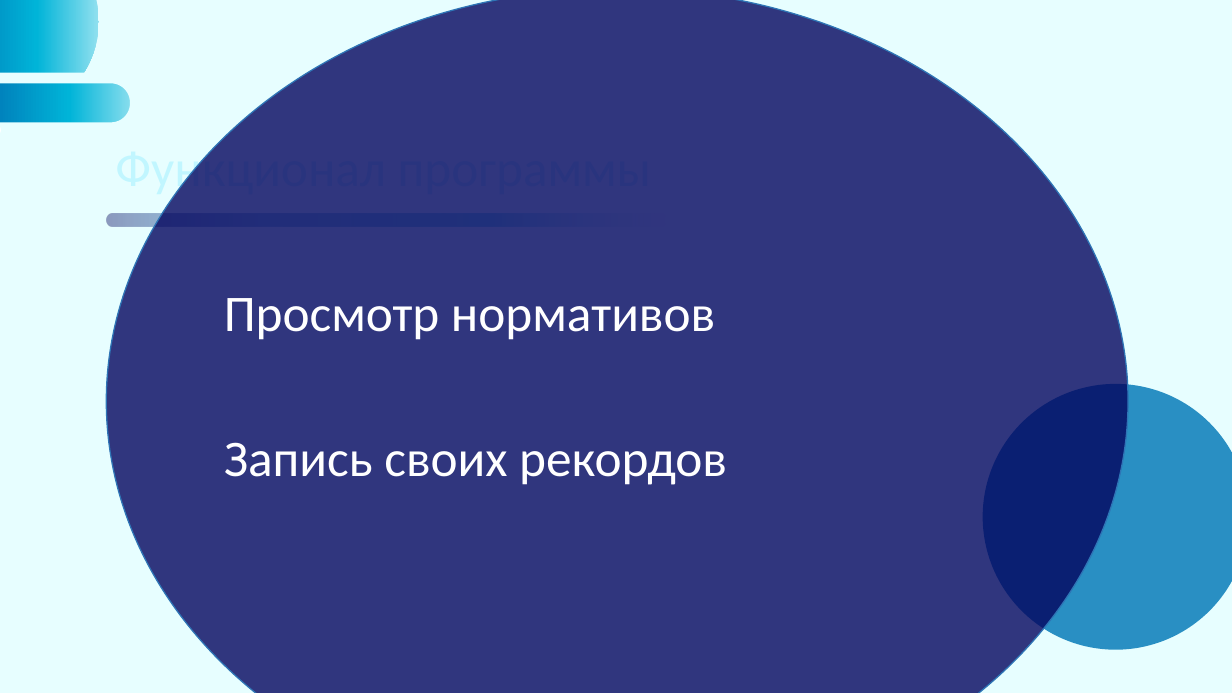
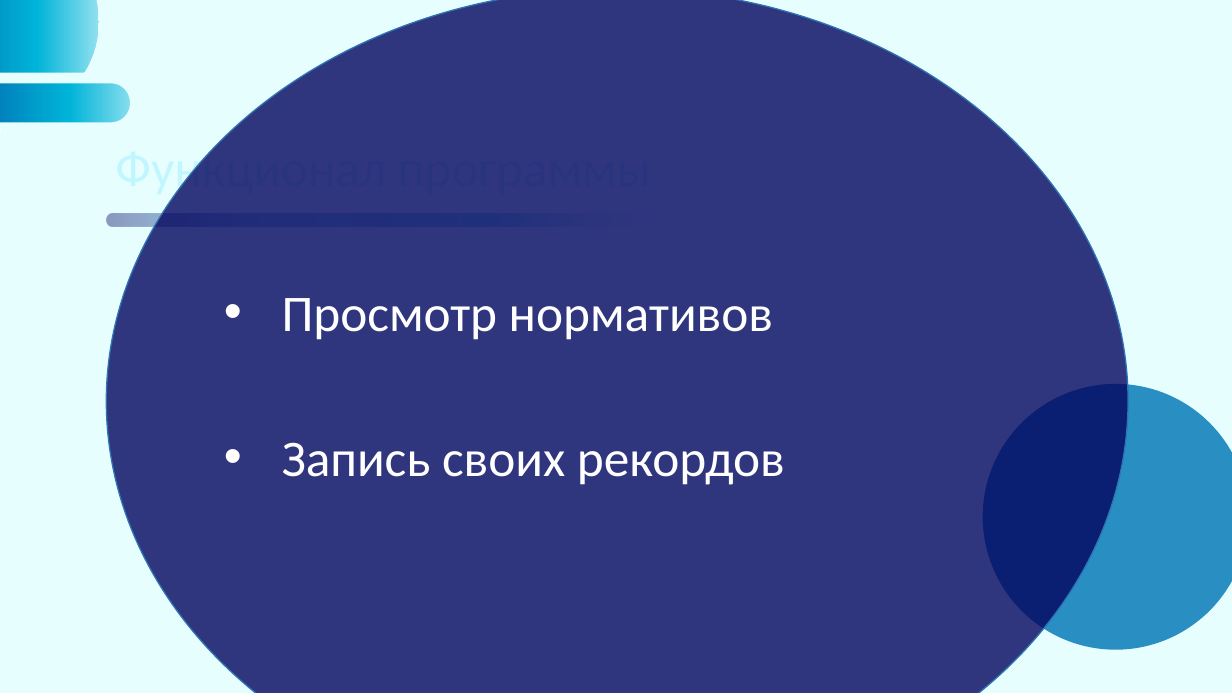
Before and after one commit to Megaladonchik/AnGame, a slide deck: slide 4 of SWIMskill.pptx. Drawn at 1232x693 pixels with LibreOffice and Linux fonts; fonts in the diff are those of the drawing. Boxes give left, top, right and bottom in pixels: in the first picture for what was removed or moved away, otherwise in the second. Text is boxed around its words. In the diff, an @@ line names an element or a change of style, - is before the commit and + after.

```diff
--- a/SWIMskill.pptx
+++ b/SWIMskill.pptx
@@ text "Просмотр нормативов" at (282,298,773,340): bullet none to • @@
@@ text "Запись своих рекордов" at (282,442,785,485): bullet none to • @@
```
Also in this commit, not shown: 7 other slides changed.
